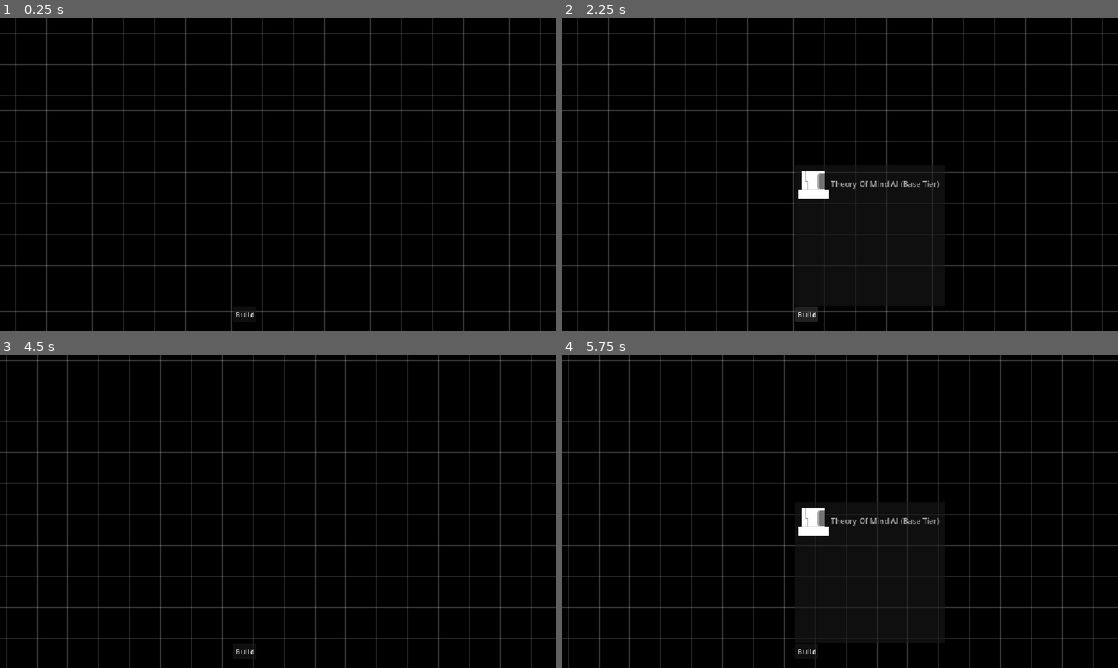
Above: before the commit, frames 1-4 (two rows, left to right).
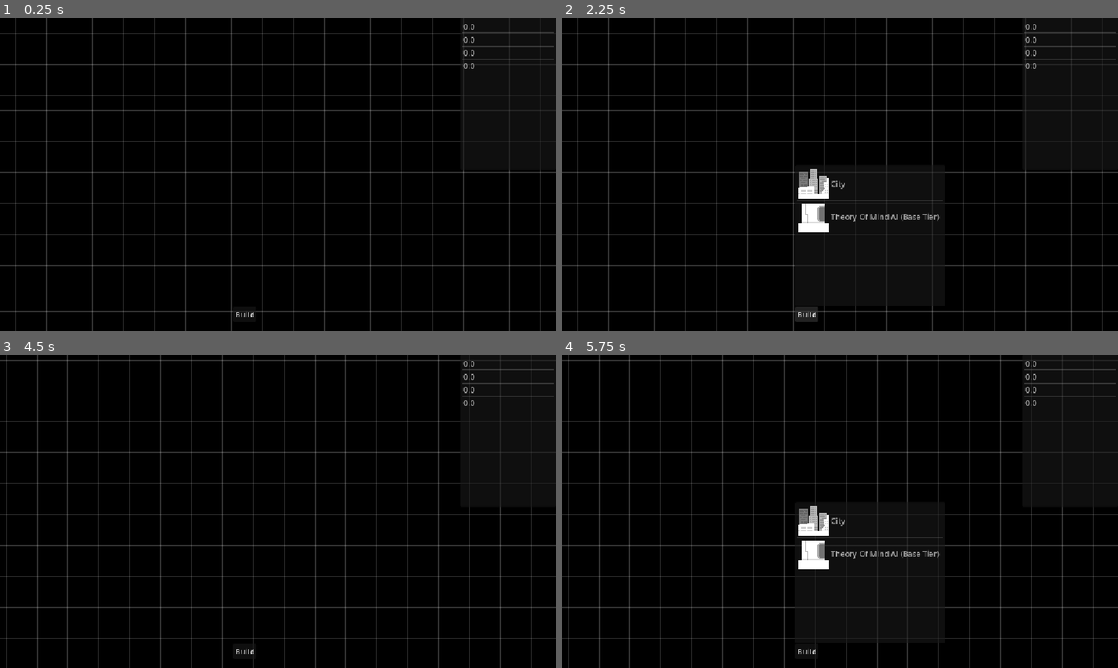
Above: after the commit, the same moments.

Repository: CarlinoCalogero/architect-of-intelligence-board-game
Game: Godot game, scene res://levels/board.tscn
The game is run twice, just before and just after one commit, with the same random seed, the same clock (stepped at 60 frames per second) and the same inputs.
Inputs (mouse positions are in pixels of both pictures, inside the frame that each line leads up to):
- Up to frame 1 (0.25 s): no input
- Up to frame 2 (2.25 s): click "Build" at 0.5 s; click "Build" at 1.25 s; click "Build" at 2 s
- Up to frame 3 (4.5 s): tap Enter at 2.75, 4.25 s; move the mouse to (400, 495) at 2.77 s; press the mouse at (400, 495) at 2.78 s; tap Space at 3.5 s; move the mouse to (166, 527) at 3.52 s; release the mouse at (166, 527) at 3.53 s; tap Mouse wheel down (scroll_down) at 3.6 s; click (166, 527) at 3.67 s; move the mouse to (333, 442) at 4.27 s; hold Mouse wheel up (scroll_up) from 4.28 s (still down); click (333, 442) at 4.42 s
- Up to frame 4 (5.75 s): tap Space at 5 s; move the mouse to (812, 574) at 5.02 s; release Mouse wheel up (scroll_up) at 5.03 s; click (812, 574) at 5.1 s

The runs differ from the first frame. In frame 1, 0.3% of the frame differs, in the area x 83-100%, y 2-40%; in frame 2, 1.5%; in frame 3, 0.3%; in frame 4, 1.5%, in the area x 42-100%, y 1-69%.

Commit message:
now resources also update in the ui

Diff:
--- /dev/null
+++ b/definitions/game_resources/citizens.tres
@@ -0,0 +1,8 @@
+[gd_resource type="Resource" script_class="GameResource" format=3 uid="uid://cphipdqa44ra6"]
+
+[ext_resource type="Script" uid="uid://dtwgj5njnvrpq" path="res://domain/game_resource_resource.gd" id="1_x0gvb"]
+
+[resource]
+script = ExtResource("1_x0gvb")
+name = "Citizens"
+metadata/_custom_type_script = "uid://dtwgj5njnvrpq"
--- a/definitions/game_resources/electricity.tres
+++ b/definitions/game_resources/electricity.tres
@@ -5,5 +5,5 @@
 [resource]
 script = ExtResource("1_6ufa1")
 name = "Electricity"
-unit_of_measurement = "MW"
+unit_of_measurement = "Megawatt (MW)"
 metadata/_custom_type_script = "uid://dtwgj5njnvrpq"
--- /dev/null
+++ b/definitions/game_resources/money.tres
@@ -0,0 +1,8 @@
+[gd_resource type="Resource" script_class="GameResource" format=3 uid="uid://ctlp3vehg5fod"]
+
+[ext_resource type="Script" uid="uid://dtwgj5njnvrpq" path="res://domain/game_resource_resource.gd" id="1_0v7gl"]
+
+[resource]
+script = ExtResource("1_0v7gl")
+name = "Money"
+metadata/_custom_type_script = "uid://dtwgj5njnvrpq"
--- /dev/null
+++ b/definitions/game_resources/water.tres
@@ -0,0 +1,9 @@
+[gd_resource type="Resource" script_class="GameResource" format=3 uid="uid://drmgrhk03ik75"]
+
+[ext_resource type="Script" uid="uid://dtwgj5njnvrpq" path="res://domain/game_resource_resource.gd" id="1_jv2mb"]
+
+[resource]
+script = ExtResource("1_jv2mb")
+name = "Water"
+unit_of_measurement = "Megaliters (ML)"
+metadata/_custom_type_script = "uid://dtwgj5njnvrpq"
--- /dev/null
+++ b/definitions/structure_resources/city.tres
@@ -0,0 +1,41 @@
+[gd_resource type="Resource" script_class="StructureResource" format=3 uid="uid://l2bs1modugmn"]
+
+[ext_resource type="Script" uid="uid://wmvrr6eojje1" path="res://domain/transaction.gd" id="1_m5fsk"]
+[ext_resource type="Script" uid="uid://dsgv5s4ki0om6" path="res://domain/structure_resource.gd" id="2_7rfim"]
+[ext_resource type="Resource" uid="uid://bs6f20tn7noet" path="res://definitions/game_resources/electricity.tres" id="2_qpals"]
+[ext_resource type="Resource" uid="uid://drmgrhk03ik75" path="res://definitions/game_resources/water.tres" id="3_lodwt"]
+[ext_resource type="Resource" uid="uid://ctlp3vehg5fod" path="res://definitions/game_resources/money.tres" id="4_lodwt"]
+[ext_resource type="Texture2D" uid="uid://b815wo5o7yxc4" path="res://sprites/meeples/city.png" id="5_i0ob3"]
+[ext_resource type="Resource" uid="uid://cphipdqa44ra6" path="res://definitions/game_resources/citizens.tres" id="5_rju2x"]
+
+[sub_resource type="Resource" id="Resource_rju2x"]
+script = ExtResource("1_m5fsk")
+resource_type = ExtResource("2_qpals")
+amount = 300.0
+metadata/_custom_type_script = "uid://wmvrr6eojje1"
+
+[sub_resource type="Resource" id="Resource_kfxy1"]
+script = ExtResource("1_m5fsk")
+resource_type = ExtResource("3_lodwt")
+amount = 75.0
+metadata/_custom_type_script = "uid://wmvrr6eojje1"
+
+[sub_resource type="Resource" id="Resource_i0ob3"]
+script = ExtResource("1_m5fsk")
+resource_type = ExtResource("4_lodwt")
+amount = 300.0
+metadata/_custom_type_script = "uid://wmvrr6eojje1"
+
+[sub_resource type="Resource" id="Resource_tgxwc"]
+script = ExtResource("1_m5fsk")
+resource_type = ExtResource("5_rju2x")
+amount = 1000000.0
+metadata/_custom_type_script = "uid://wmvrr6eojje1"
+
+[resource]
+script = ExtResource("2_7rfim")
+name = "City"
+texture = ExtResource("5_i0ob3")
+building_cost = Array[ExtResource("1_m5fsk")]([SubResource("Resource_rju2x"), SubResource("Resource_kfxy1"), SubResource("Resource_i0ob3")])
+on_build_earnings = Array[ExtResource("1_m5fsk")]([SubResource("Resource_tgxwc")])
+metadata/_custom_type_script = "uid://dsgv5s4ki0om6"
--- a/domain/structure_resource.gd
+++ b/domain/structure_resource.gd
@@ -6,3 +6,4 @@
 # <=0 no limit
 @export var building_limit_amount: int = 0
 @export var building_cost: Array[Transaction]
+@export var on_build_earnings: Array[Transaction]
--- a/levels/board.tscn
+++ b/levels/board.tscn
@@ -3,6 +3,7 @@
 [ext_resource type="PackedScene" uid="uid://bh1pyslmu1ara" path="res://managers/game_state_manager.tscn" id="1_6vpbt"]
 [ext_resource type="PackedScene" uid="uid://flb4i7rwdk5e" path="res://system/build_utility.tscn" id="1_bd7e4"]
 [ext_resource type="PackedScene" uid="uid://dm7kygw83oiwf" path="res://system/grid_placement_system.tscn" id="1_j4gyj"]
+[ext_resource type="PackedScene" uid="uid://ylnc7gmrtbw6" path="res://system/game_resources_utility.tscn" id="3_6vpbt"]
 [ext_resource type="PackedScene" uid="uid://2ryqi3lk7cc2" path="res://system/game_camera.tscn" id="3_bd7e4"]
 
 [node name="Board" type="Node2D" unique_id=2078254691]
@@ -10,6 +11,9 @@
 [node name="GameStateManager" parent="." unique_id=1970714114 instance=ExtResource("1_6vpbt")]
 
 [node name="CanvasLayer" type="CanvasLayer" parent="." unique_id=119603362]
+
+[node name="GameResourcesUtility" parent="CanvasLayer" unique_id=1928582676 node_paths=PackedStringArray("game_state_manager") instance=ExtResource("3_6vpbt")]
+game_state_manager = NodePath("../../GameStateManager")
 
 [node name="BuildUtility" parent="CanvasLayer" unique_id=1670495257 node_paths=PackedStringArray("grid_placememt_system", "game_state_manager") instance=ExtResource("1_bd7e4")]
 offset_right = -1152.0
--- a/managers/game_resource_manager.gd
+++ b/managers/game_resource_manager.gd
@@ -2,9 +2,22 @@
 extends Resource
 
 var game_resources: Array[GameResource]
+var current_resources: Dictionary[String, float]
 
 func _init(new_game_resources: Array[GameResource]) -> void:
 	game_resources = new_game_resources
+	_set_up_current_resources()
 
 func get_game_resources_list() -> Array[GameResource]:
 	return game_resources
+
+func get_current_resources() -> Dictionary[String, float]:
+	return current_resources
+
+func update_current_resource(resource_key: String, amount: float) -> float:
+	current_resources[resource_key] += amount
+	return current_resources[resource_key]
+
+func _set_up_current_resources():
+	for game_resource in game_resources:
+		current_resources[game_resource.name] = 0.0
--- a/managers/game_state_manager.gd
+++ b/managers/game_state_manager.gd
@@ -1,5 +1,7 @@
 class_name GameStateManager
 extends Node
+
+signal current_game_resource_changed(game_resource_key: String, new_value: float)
 
 const GAME_DEFINITION_RESOURCE: Resource = preload("uid://dso50mfa3p71h")
 
@@ -18,3 +20,13 @@
 
 func get_current_player_structure_manager() -> StructureManager:
 	return players[current_player_index].get_structure_manager()
+
+func get_current_player_game_resource_manager() -> GameResourceManager:
+	return players[current_player_index].get_game_resource_manager()
+
+func get_current_player_resources() -> Dictionary[String, float]:
+	return players[current_player_index].get_game_resource_manager().get_current_resources()
+
+func update_current_player_resource(game_resource_key: String, value: float) -> void:
+	var new_value: float = players[current_player_index].get_game_resource_manager().update_current_resource(game_resource_key, value)
+	emit_signal("current_game_resource_changed", game_resource_key, new_value)
--- a/managers/player_state_manager.gd
+++ b/managers/player_state_manager.gd
@@ -10,3 +10,9 @@
 
 func get_structure_manager() -> StructureManager:
 	return structure_manager
+
+func get_game_resource_manager() -> GameResourceManager:
+	return game_resource_manager
+
+func get_current_resources() -> Dictionary[String, float]:
+	return game_resource_manager.get_current_resources()
--- a/managers/structure_manager.gd
+++ b/managers/structure_manager.gd
@@ -21,3 +21,9 @@
 		if built_structures_tracker[structure.name] >= structure.building_limit_amount:
 			return true
 	return false
+
+func get_structure_on_build_earnings(structure: StructureResource) -> Dictionary[String, float]:
+	var earnings:  Dictionary[String, float] = {}
+	for on_build_earning: Transaction in structure.on_build_earnings:
+		earnings[on_build_earning.resource_type.name] = on_build_earning.amount
+	return earnings
--- a/system/build_utility.gd
+++ b/system/build_utility.gd
@@ -10,12 +10,13 @@
 
 func _ready():
 	assert(grid_placememt_system, "No active placement system")
+	assert(game_state_manager, "No Game State Manager")
 	grid_placememt_system.structure_built.connect(_on_structure_built)
 	item_list.hide()
 	_populate_item_list()
 
 func _populate_item_list():
-	for structure in game_state_manager.get_current_player_structure_manager().get_buildable_structure_list():
+	for structure: StructureResource in game_state_manager.get_current_player_structure_manager().get_buildable_structure_list():
 		var item_index: int = item_list.add_item(structure.name, structure.texture)
 		item_list.set_item_metadata(item_index, structure)
 
@@ -40,7 +41,14 @@
 
 	var structure: StructureResource = item_list.get_item_metadata(last_built_item_index)
 
+	# -- Handle structure build limit
 	if game_state_manager.get_current_player_structure_manager().on_structure_built(structure):
 		item_list.remove_item(last_built_item_index)
 
+	# -- Handle construction earnings
+	var on_build_earnings: Dictionary[String, float] = game_state_manager.get_current_player_structure_manager().get_structure_on_build_earnings(structure)
+	for game_resource_key in on_build_earnings:
+		var earned_amount: float = on_build_earnings[game_resource_key]
+		game_state_manager.update_current_player_resource(game_resource_key, earned_amount)
+
 	last_built_item_index = -1
--- /dev/null
+++ b/system/game_resources_utility.gd
@@ -0,0 +1,23 @@
+class_name GameResourcesUtility
+extends Control
+
+@export var game_state_manager: GameStateManager
+
+@onready var item_list: ItemList = $ItemList
+
+var game_resource_indexes: Dictionary[String, int] = {}
+
+func _ready():
+	assert(game_state_manager, "No Game State Manager")
+	game_state_manager.current_game_resource_changed.connect(_update_game_resource)
+	_populate_item_list()
+
+func _populate_item_list():
+	item_list.clear()
+	var player_resources: Dictionary[String, float] = game_state_manager.get_current_player_resources()
+	for game_resource: GameResource in game_state_manager.get_current_player_game_resource_manager().get_game_resources_list():
+		var item_index: int = item_list.add_item(str(player_resources[game_resource.name]), game_resource.icon)
+		game_resource_indexes[game_resource.name] = item_index
+
+func _update_game_resource(game_resource_key: String, new_value: float):
+	item_list.set_item_text(game_resource_indexes[game_resource_key], str(new_value))
--- /dev/null
+++ b/system/game_resources_utility.tscn
@@ -0,0 +1,24 @@
+[gd_scene format=3 uid="uid://ylnc7gmrtbw6"]
+
+[ext_resource type="Script" uid="uid://bv451au4uh6xp" path="res://system/game_resources_utility.gd" id="1_hgjuj"]
+
+[node name="GameResourcesUtility" type="Control" unique_id=1928582676]
+layout_mode = 3
+anchors_preset = 15
+anchor_right = 1.0
+anchor_bottom = 1.0
+grow_horizontal = 2
+grow_vertical = 2
+mouse_filter = 1
+script = ExtResource("1_hgjuj")
+metadata/_edit_use_anchors_ = true
+
+[node name="ItemList" type="ItemList" parent="." unique_id=198854929]
+layout_mode = 1
+anchors_preset = 1
+anchor_left = 1.0
+anchor_right = 1.0
+offset_left = -198.0
+offset_bottom = 314.0
+grow_horizontal = 0
+fixed_icon_size = Vector2i(64, 64)
Not shown, added: system/game_resources_utility.gd.uid
